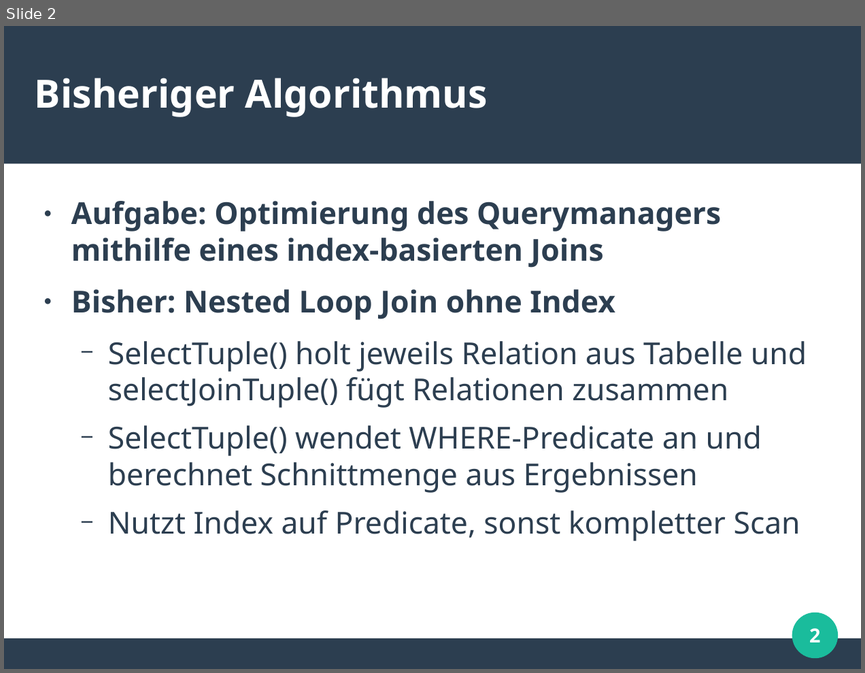
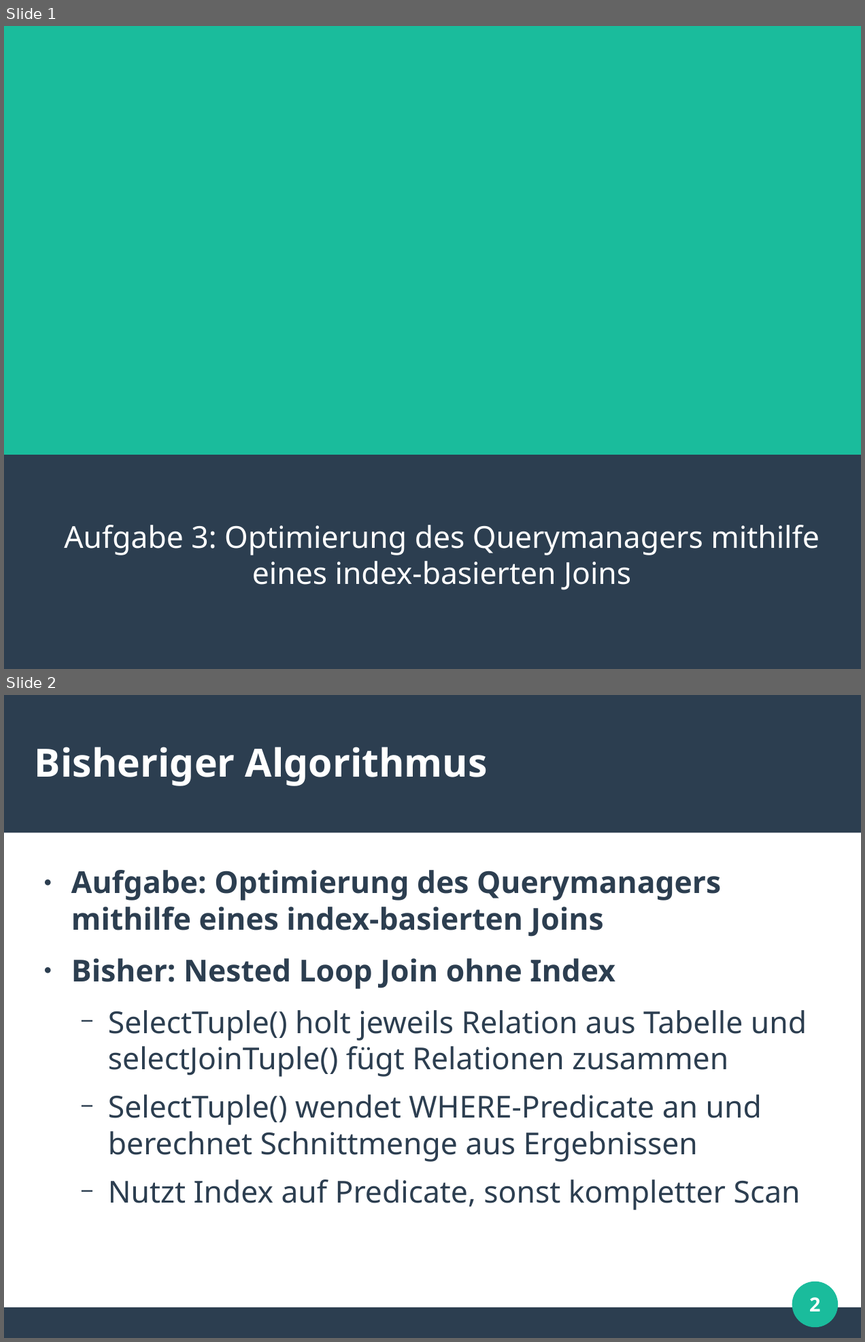
Before and after one commit to melvelet/aufgabe3, a slide deck: aufgabe3.odp. Shown one above the other, each under a label of ours: slide 2 before the commit, slides 1 and 2 after it. The pictures are 865x673 and 865x1342 pixels, drawn with LibreOffice and Linux fonts; fonts in the diff are those of the drawing. Boxes give left, top, right and bottom in pixels: in the first picture for what was removed or moved away, otherwise in the second. Text is boxed around its words. In the diff, an @@ line names an element or a change of style, - is before the commit and + after.

```diff
--- a/aufgabe3.odp
+++ b/aufgabe3.odp
@@ slide 1 added at (4, 26, 861, 669), background #2C3E50 @@
@@ rectangle added at (4, 26, 861, 454), fill #1ABC9C @@
@@ subtitle added at (64, 524, 819, 590), 28 pt, text #FFFFFF @@
+Aufgabe 3: Optimierung des Querymanagers mithilfe eines index-basierten Joins
```
Also in this commit, not shown: 1 slide removed.
